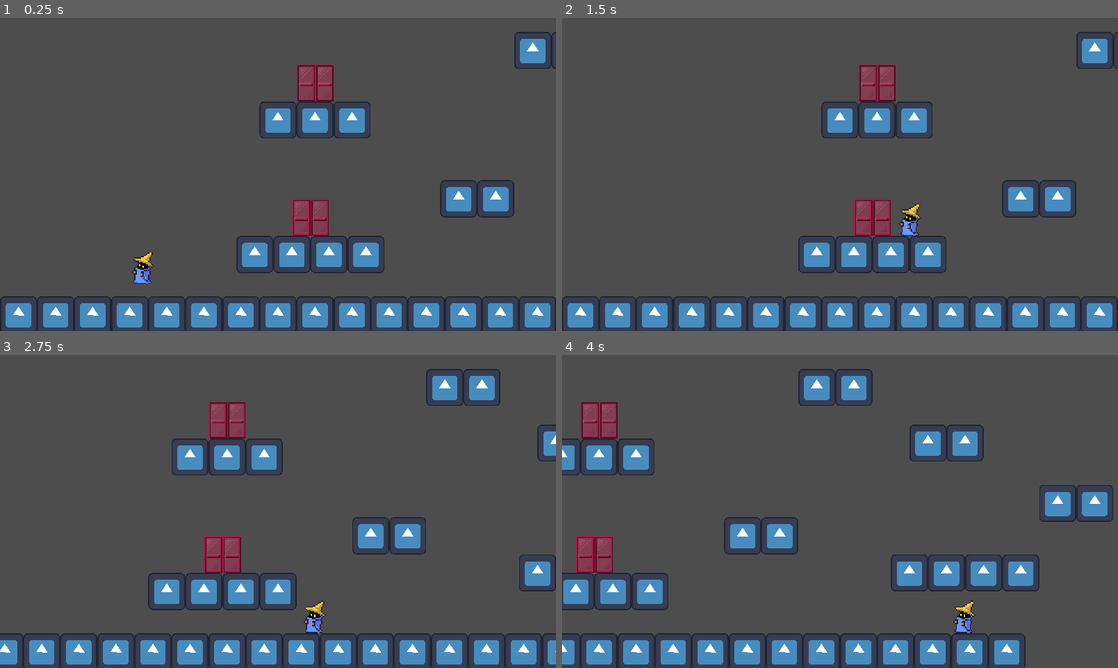
Above: before the commit, frames 1-4 (two rows, left to right).
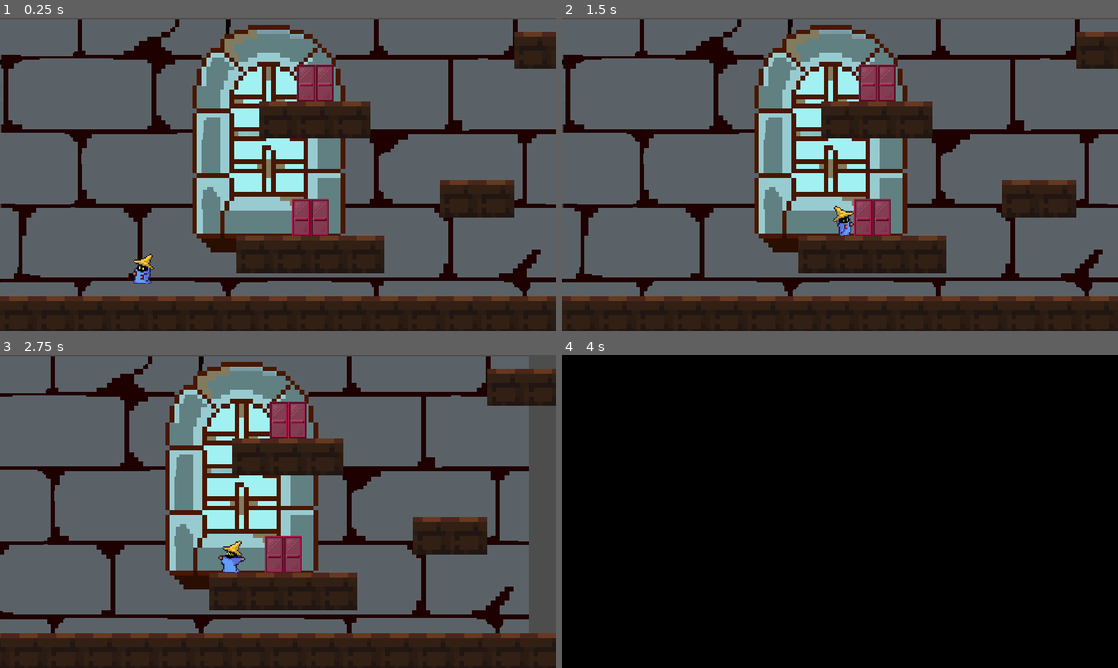
Above: after the commit, the same moments.

Repository: michaeldevlee/puzzle_platformer
Game: Godot game, scene res://main.tscn
Two runs of this game, one before a commit and one after it. Both use one fixed random seed, a clock stepped at 60 frames per second and the inputs below. The engine's default icon, where the game draws it, is replaced by a stand-in: a white triangle on a blue panel in a dark square.
Inputs:
- Up to frame 1 (0.25 s): no input
- Up to frame 2 (1.5 s): hold Right (ui_right) from 0.53 s (still down); tap X (Interact) at 0.6, 1.35 s; tap Up (ui_up) at 0.77 s
- Up to frame 3 (2.75 s): tap Up (ui_up) at 1.52 s; release Right (ui_right) at 2.03 s; hold Left (ui_left) from 2.03 s (still down); tap X (Interact) at 2.1 s
- Up to frame 4 (4 s): release Left (ui_left) at 2.78 s; hold Right (ui_right) from 2.78 s (still down); tap X (Interact) at 2.85, 3.6 s; tap Up (ui_up) at 3.02, 3.77 s

The runs differ from the first frame. In frame 1, 98% of the frame differs, in the area x 0-100%, y 0-100%; in frame 2, 98%; in frame 3, 96%; in frame 4, 100%.

Commit message:
player victory state and animations

Diff:
--- a/Globals/Scene Manager.tscn
+++ b/Globals/Scene Manager.tscn
@@ -1,13 +1,12 @@
-[gd_scene load_steps=8 format=3 uid="uid://b1ex3f8wv0bno"]
+[gd_scene load_steps=7 format=3 uid="uid://b1ex3f8wv0bno"]
 
 [ext_resource type="Script" path="res://Globals/Scene Manager.gd" id="1_upjom"]
-[ext_resource type="PackedScene" uid="uid://bpfs17kddyold" path="res://Levels/Level 1.tscn" id="2_lnaat"]
 [ext_resource type="PackedScene" uid="uid://dbdocamah70f1" path="res://Levels/Level Test 2.tscn" id="3_hpd3h"]
 [ext_resource type="PackedScene" uid="uid://2mfeg7xlovcd" path="res://Levels/Level Test 3.tscn" id="4_fk2qs"]
 
 [sub_resource type="Animation" id="Animation_d8rt5"]
 resource_name = "Level Completed Fade"
-length = 2.0
+length = 3.0
 tracks/0/type = "value"
 tracks/0/imported = false
 tracks/0/enabled = true
@@ -15,7 +14,7 @@
 tracks/0/interp = 1
 tracks/0/loop_wrap = true
 tracks/0/keys = {
-"times": PackedFloat32Array(0, 0.3, 1.7, 2),
+"times": PackedFloat32Array(1, 1.3, 2.7, 3),
 "transitions": PackedFloat32Array(1, 1, 1, 1),
 "update": 0,
 "values": [Color(1, 1, 1, 0), Color(1, 1, 1, 1), Color(1, 1, 1, 1), Color(1, 1, 1, 0)]
@@ -58,7 +57,7 @@
 
 [node name="Scene Manager" type="CanvasLayer"]
 script = ExtResource("1_upjom")
-level_list = Array[PackedScene]([ExtResource("2_lnaat"), ExtResource("3_hpd3h"), ExtResource("4_fk2qs"), null])
+level_list = Array[PackedScene]([ExtResource("3_hpd3h"), ExtResource("4_fk2qs"), null])
 
 [node name="TransitionScreen" type="ColorRect" parent="."]
 modulate = Color(1, 1, 1, 0)
--- a/Interactables/Door.gd
+++ b/Interactables/Door.gd
@@ -3,5 +3,4 @@
 @onready var collision_shape = get_node("CollisionShape2D")
 
 func interact():
-	#TODO add signal to complete level here
-	pass
+	GameEventBus.emit_signal("level_completed")
--- a/Levels/Level 1.tscn
+++ b/Levels/Level 1.tscn
@@ -1,13 +1,18 @@
-[gd_scene load_steps=5 format=3 uid="uid://bpfs17kddyold"]
+[gd_scene load_steps=6 format=3 uid="uid://bpfs17kddyold"]
 
 [ext_resource type="PackedScene" uid="uid://bt2j2b4d2nmo4" path="res://Levels/base_level.tscn" id="1_54dcd"]
 [ext_resource type="PackedScene" uid="uid://ccs1r1p65nfc4" path="res://World/basic_platform.tscn" id="2_urok8"]
 [ext_resource type="PackedScene" uid="uid://chjeixeop8gwx" path="res://player.tscn" id="4_vnppk"]
+[ext_resource type="Texture2D" uid="uid://lnpqlx6ai8nt" path="res://Images/BACKGROUND.png" id="5_2rpp1"]
 [ext_resource type="PackedScene" uid="uid://dfy60j3vhp0q0" path="res://Interactables/Door.tscn" id="5_5ersf"]
 
 [node name="Level 1" instance=ExtResource("1_54dcd")]
 
-[node name="Terrain" type="Node2D" parent="." index="0"]
+[node name="Background" type="Sprite2D" parent="." index="0"]
+position = Vector2(240, 136)
+texture = ExtResource("5_2rpp1")
+
+[node name="Terrain" type="Node2D" parent="." index="1"]
 
 [node name="basic_platform" parent="Terrain" index="0" instance=ExtResource("2_urok8")]
 position = Vector2(-16, 254)
@@ -162,16 +167,16 @@
 [node name="basic_platform38" parent="Terrain" index="50" instance=ExtResource("2_urok8")]
 position = Vector2(428, 156)
 
-[node name="Start Location" parent="." index="1"]
+[node name="Start Location" parent="." index="2"]
 position = Vector2(80, 220)
 
-[node name="Fake Door" parent="." index="2" instance=ExtResource("5_5ersf")]
+[node name="Fake Door" parent="." index="3" instance=ExtResource("5_5ersf")]
 position = Vector2(268, 172)
 
-[node name="Real Door" parent="." index="3" instance=ExtResource("5_5ersf")]
+[node name="Real Door" parent="." index="4" instance=ExtResource("5_5ersf")]
 position = Vector2(272, 56)
 
-[node name="Player" parent="." index="4" instance=ExtResource("4_vnppk")]
+[node name="Player" parent="." index="5" instance=ExtResource("4_vnppk")]
 position = Vector2(124, 180)
 
 [node name="Camera2D" type="Camera2D" parent="Player" index="3"]
--- a/World/basic_platform.tscn
+++ b/World/basic_platform.tscn
@@ -1,10 +1,9 @@
 [gd_scene load_steps=3 format=3 uid="uid://ccs1r1p65nfc4"]
 
 [ext_resource type="PackedScene" uid="uid://c5vgq0wgjyv54" path="res://World/base_platform.tscn" id="1_xv5sw"]
-[ext_resource type="Texture2D" uid="uid://87i0ltjog3bq" path="res://icon.svg" id="2_bii2u"]
+[ext_resource type="Texture2D" uid="uid://c1thtpesm6fk3" path="res://Images/Tiles/TileA2.png" id="2_ysmwc"]
 
 [node name="basic_platform" instance=ExtResource("1_xv5sw")]
 
 [node name="Sprite2D" parent="." index="1"]
-scale = Vector2(0.25, 0.25)
-texture = ExtResource("2_bii2u")
+texture = ExtResource("2_ysmwc")
--- a/player.gd
+++ b/player.gd
@@ -1,19 +1,24 @@
 extends CharacterBody2D
 
 const GRAVITY = 1000
-const MOVE_SPEED = 200
-const JUMP_FORCE = 500
+const MOVE_SPEED = 125
+const JUMP_FORCE = 400
+
+@onready var animPlayer : AnimationPlayer = get_node("AnimationPlayer")
+@onready var sprite : Sprite2D = get_node("Sprite2D")
 
 var isJumping = false
+var victoryState = false
 
 func _ready():
-	pass
+	GameEventBus.connect("level_completed", enterVictoryState)
 
 func _process(delta):
 	apply_gravity(delta)
 	movement()
 	move_and_slide()
 	jump()
+	updateAnims()
 
 func apply_gravity(delta):
 	velocity.y += GRAVITY * delta
@@ -23,6 +28,19 @@
 		velocity.y -= JUMP_FORCE
 		isJumping = true
 
+func updateAnims():
+	if velocity.x == 0 && !victoryState:
+		animPlayer.play("Idle")
+	if velocity.x > 0 && !victoryState:
+		animPlayer.play("Walk")
+		sprite.scale.x = -1
+	if velocity.x < 0 && !victoryState:
+		animPlayer.play("Walk")
+		sprite.scale.x = 1
+
+func enterVictoryState():
+	victoryState = true
+	animPlayer.play("Victory")
 func movement():
 	velocity.x = 0
 	if Input.is_action_pressed("ui_left"):
